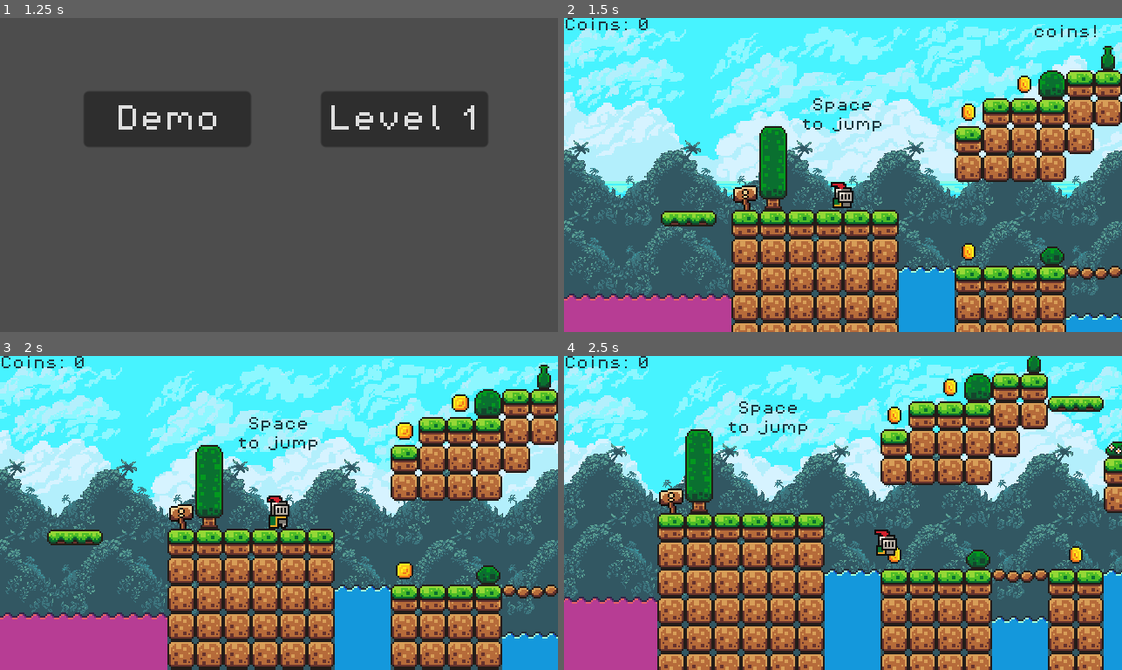
Above: before the commit, frames 1-4 (two rows, left to right).
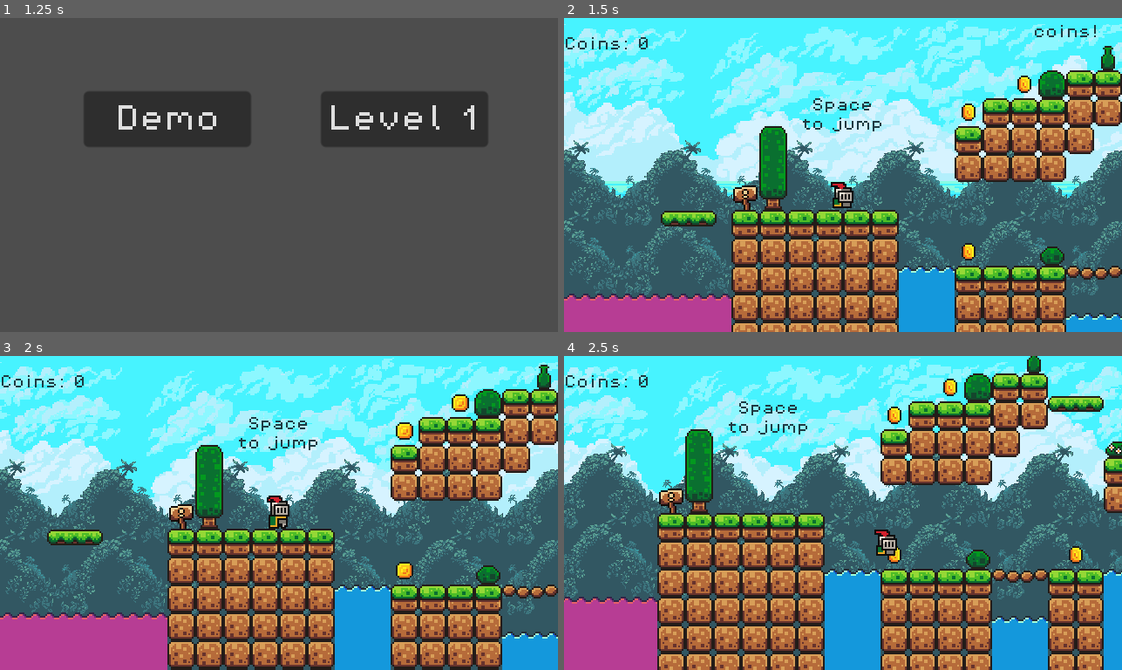
Above: after the commit, the same moments.

Repository: Bwgga/Overleaf
Game: Godot game, scene res://scenes/main_page.tscn
Same seed, same stepped clock (60 frames per second), same inputs: the game is played once before the commit and once after it.
Inputs:
- Up to frame 1 (1.25 s): click "Play" at 0.5 s
- Up to frame 2 (1.5 s): click "Demo" at 1.25 s
- Up to frame 3 (2 s): no input
- Up to frame 4 (2.5 s): hold Right (move_right) from 2.03 s (still down); tap Space (jump) at 2.27 s

Frame 1 is identical in both runs. In frame 2, 0.3% of the frame differs, in the area x 0-15%, y 0-10%; in frame 3, 0.3%; in frame 4, 0.3%.

Commit message:
slightly better label formating

Diff:
--- a/scenes/demo_lvl.tscn
+++ b/scenes/demo_lvl.tscn
@@ -260,3 +260,7 @@
 [node name="DeathWater2" type="CollisionShape2D" parent="Killzone" index="3"]
 position = Vector2(424, 41)
 shape = SubResource("RectangleShape2D_tks66")
+
+[node name="Stats" parent="UI" index="0"]
+text = "
+Coins: 0"
--- a/scripts/game_manager.gd
+++ b/scripts/game_manager.gd
@@ -6,4 +6,4 @@
 
 func add_coin():
 	coins += 1
-	stats.text = "Coins: " + str(coins) + "\n"
+	stats.text = " \nCoins: " + str(coins) + "\n"
